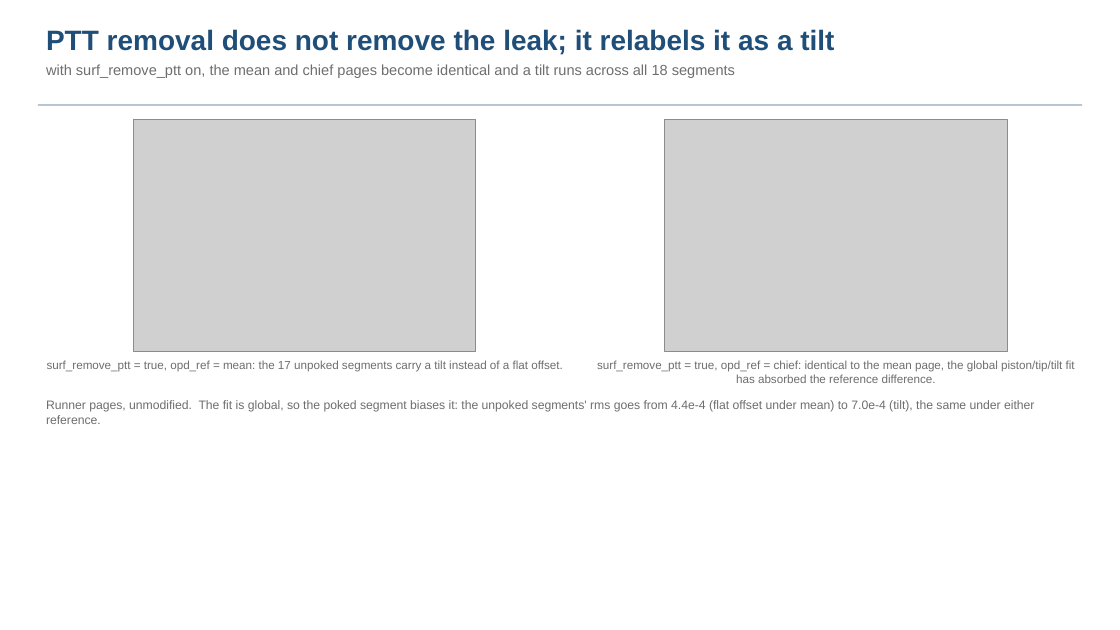
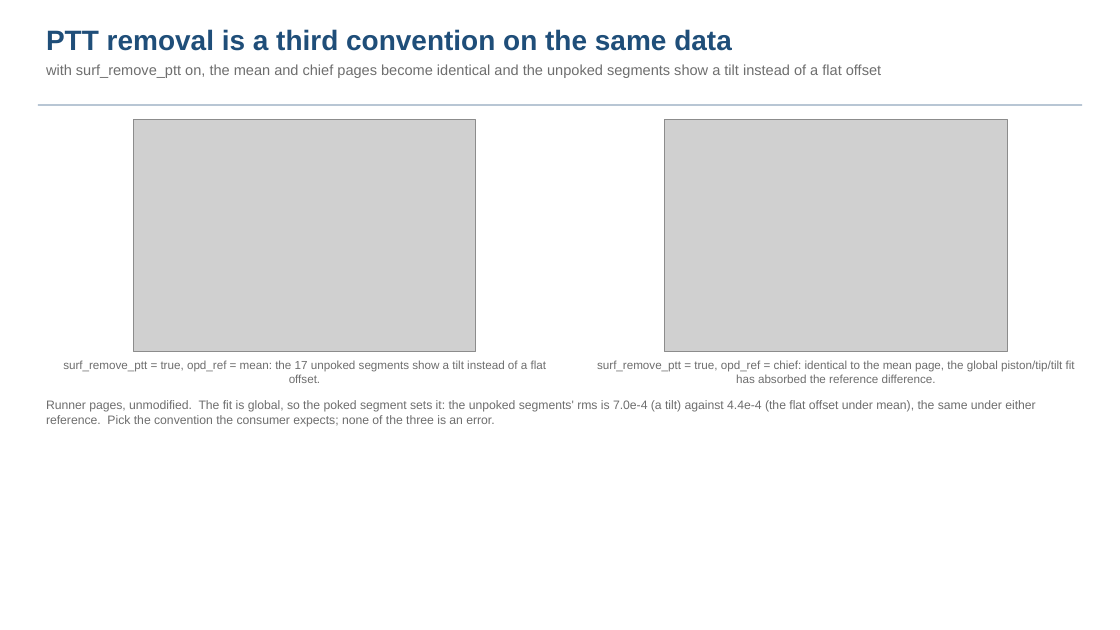
Before and after one commit to nasa-jpl/macos, a slide deck: slide 5 of demo_session/deck_dwdsurf_options.pptx. Drawn at 1120x630 pixels with LibreOffice and Linux fonts; fonts in the diff are those of the drawing; grey boxes stand for pictures. Boxes give left, top, right and bottom in pixels: in the first picture for what was removed or moved away, otherwise in the second. Text is boxed around its words. In the diff, an @@ line names an element or a change of style, - is before the commit and + after.

```diff
--- a/demo_session/deck_dwdsurf_options.pptx
+++ b/demo_session/deck_dwdsurf_options.pptx
@@ text at (x1=46, y1=29, x2=881, y2=78): text changed @@
-PTT removal does not remove the leak; it relabels it as a tilt
-with surf_remove_ptt on, the mean and chief pages become identical and a tilt runs across all 18 segments
+PTT removal is a third convention on the same data
+with surf_remove_ptt on, the mean and chief pages become identical and the unpoked segments show a tilt instead of a flat offset
@@ text at (x1=63, y1=360, x2=547, y2=383): text changed @@
-surf_remove_ptt = true, opd_ref = mean: the 17 unpoked segments carry a tilt instead of a flat offset.
+surf_remove_ptt = true, opd_ref = mean: the 17 unpoked segments show a tilt instead of a flat offset.
@@ text at (x1=46, y1=400, x2=1035, y2=427): text changed @@
-Runner pages, unmodified. The fit is global, so the poked segment biases it: the unpoked segments' rms goes from 4.4e-4 (flat offset under mean) to 7.0e-4 (tilt), the same under either reference.
+Runner pages, unmodified. The fit is global, so the poked segment sets it: the unpoked segments' rms is 7.0e-4 (a tilt) against 4.4e-4 (the flat offset under mean), the same under either reference. Pick the convention the consumer expects; none of the three is an error.
```
Also in this commit, not shown: 4 other slides changed, 9 other files.
